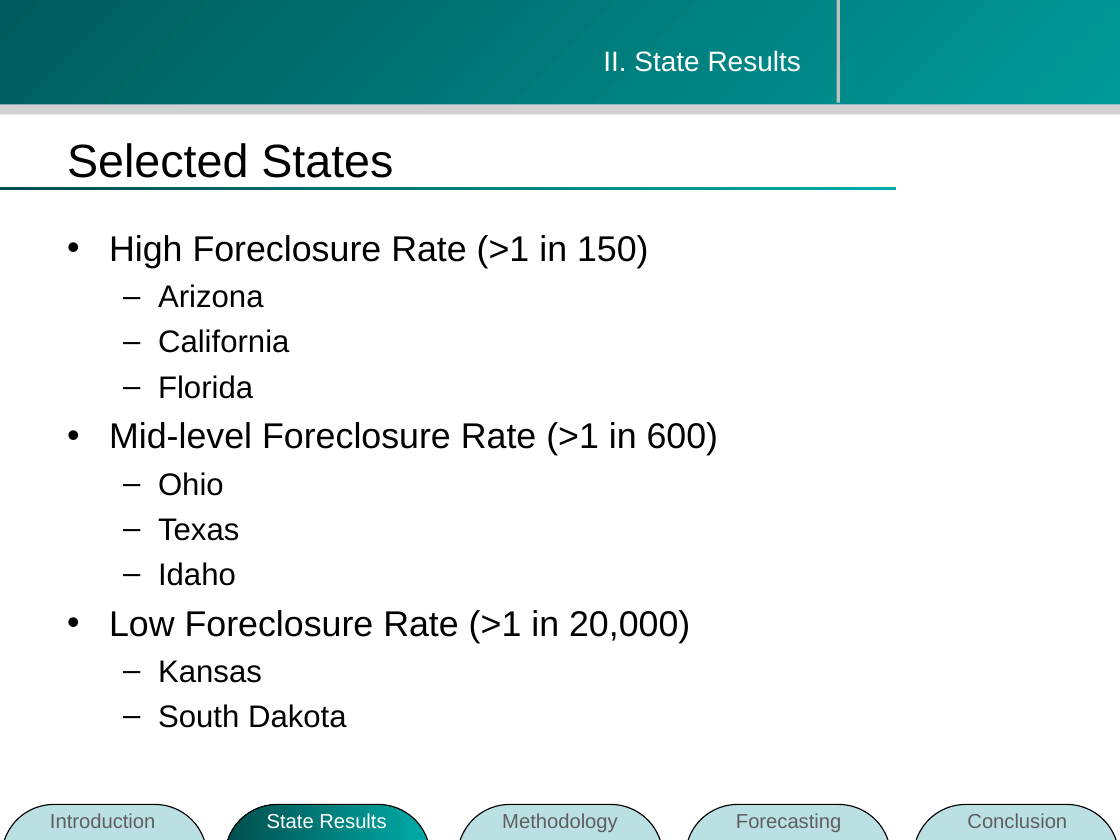
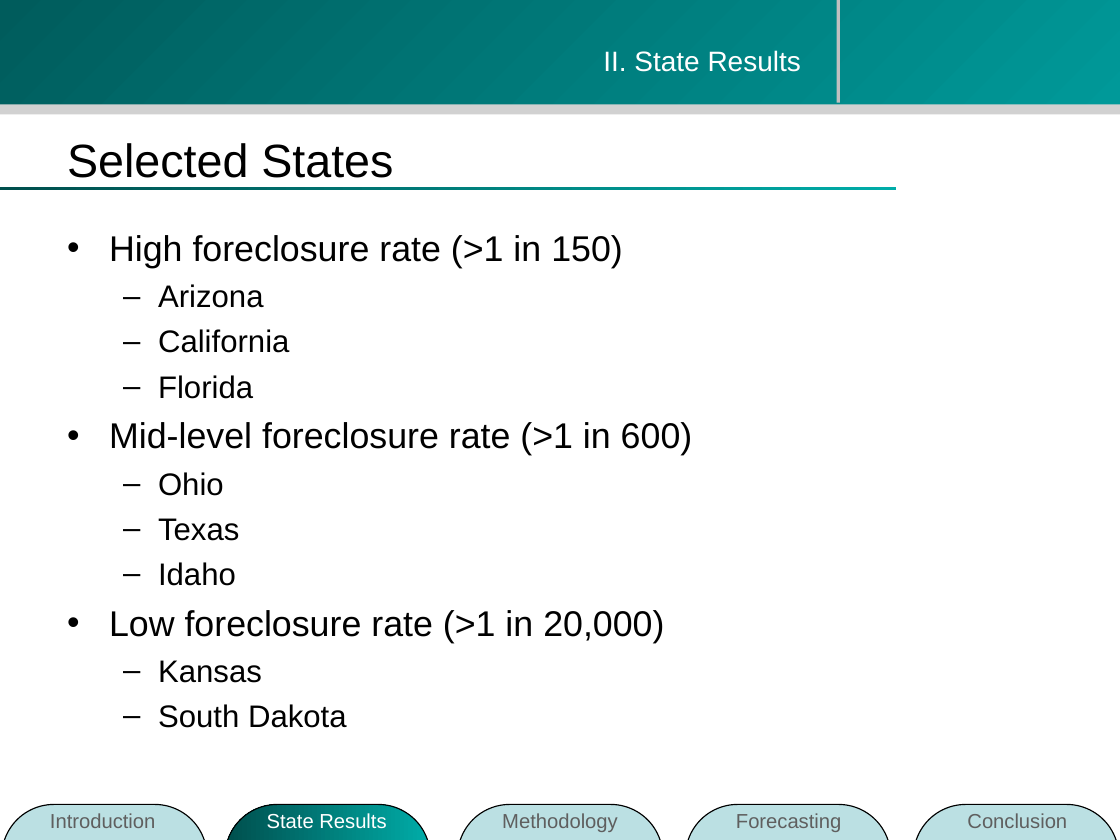
Before and after one commit to zhouzhenghui/svnrepository, a slide deck: slide 9 of SVNRepository/Presentation/M.Eng Final Presentation-take2.ppt (slide 10 before the commit). Drawn at 1120x840 pixels with LibreOffice and Linux fonts; fonts in the diff are those of the drawing; background and template pictures are left out. Boxes give left, top, right and bottom in pixels: in the first picture for what was removed or moved away, otherwise in the second. Text is boxed around its words. In the diff, an @@ line names an element or a change of style, - is before the commit and + after.

```diff
--- a/SVNRepository/Presentation/M.Eng Final Presentation-take2.ppt
+++ b/SVNRepository/Presentation/M.Eng Final Presentation-take2.ppt
@@ text at [109, 235, 623, 268]: text changed @@
-• High Foreclosure Rate (>1 in 150)
+• High foreclosure rate (>1 in 150)
@@ text at [109, 422, 693, 456]: text changed @@
-• Mid-level Foreclosure Rate (>1 in 600)
+• Mid-level foreclosure rate (>1 in 600)
@@ text at [109, 610, 664, 643]: text changed @@
-• Low Foreclosure Rate (>1 in 20,000)
+• Low foreclosure rate (>1 in 20,000)
```
Also in this commit, not shown: 9 other slides changed, 3 slides added, 1 slide removed.
